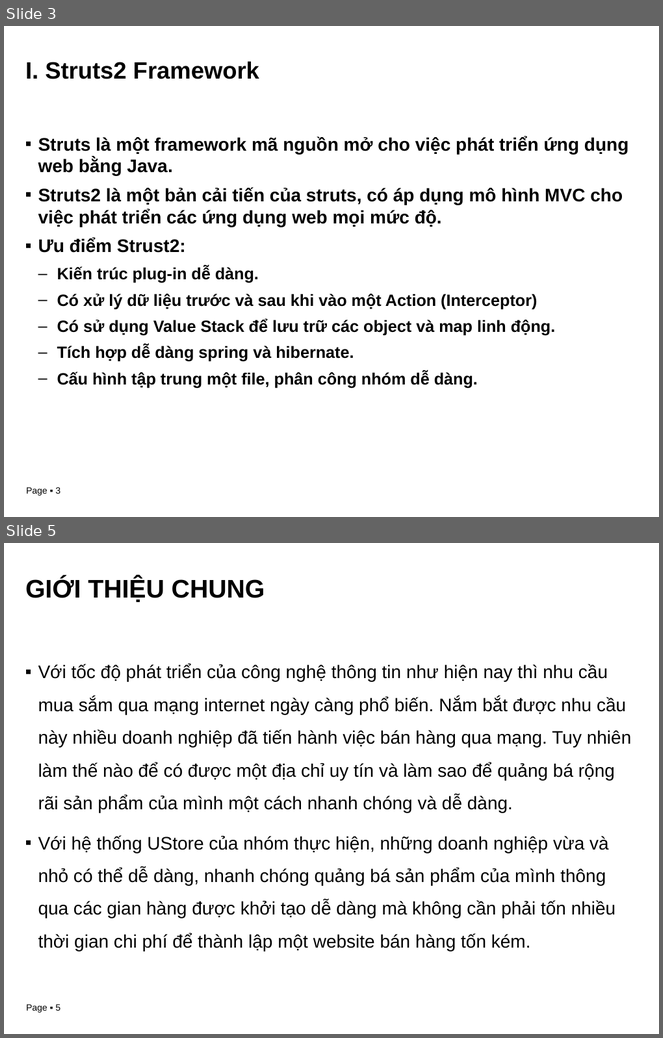
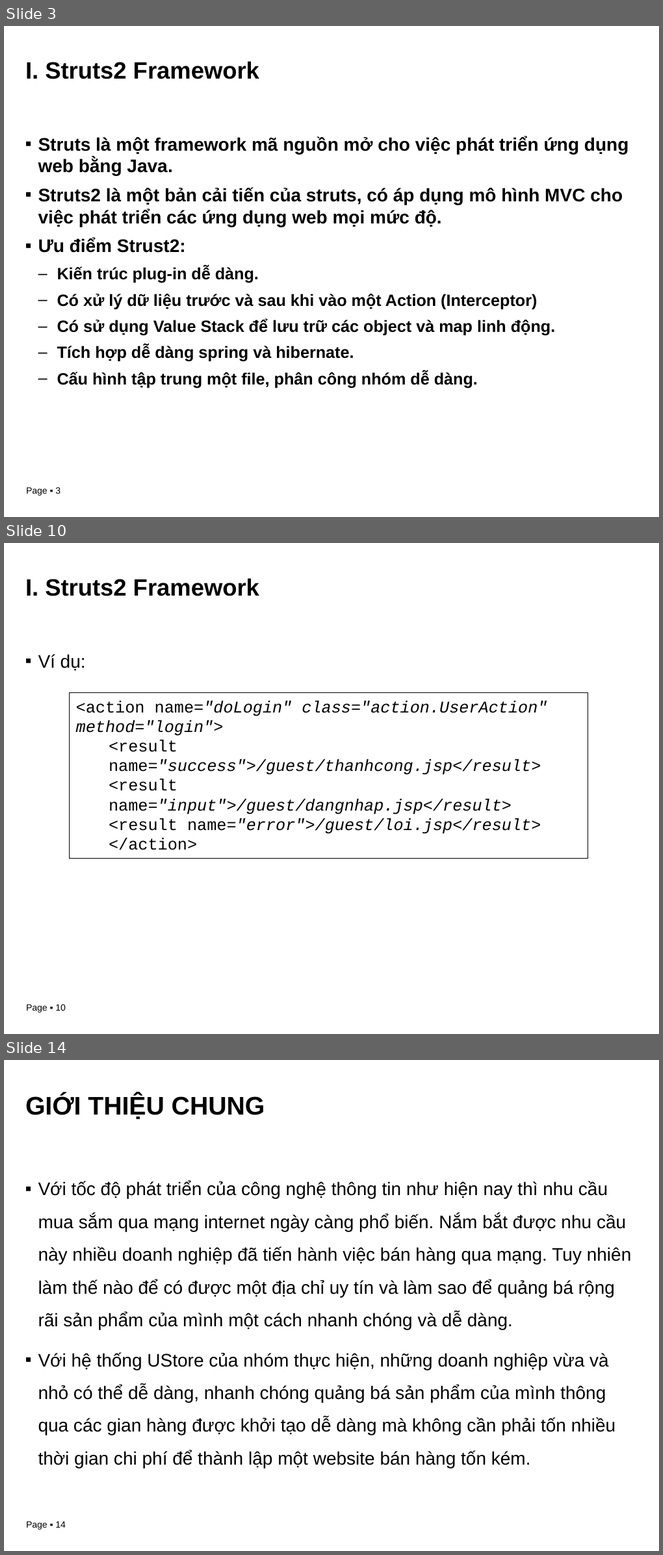
Before and after one commit to btheanh174/kl07-nha03, a slide deck: Reports/28-03-2011-Slide.pptx. Shown one above the other, each under a label of ours: slides 3 and 5 before the commit, slides 3, 10 and 14 after it; the slides between them are not shown. The pictures are 663x1038 and 663x1555 pixels, drawn with LibreOffice and Linux fonts; fonts in the diff are those of the drawing; background and template pictures are left out. Boxes give left, top, right and bottom in pixels: in the first picture for what was removed or moved away, otherwise in the second. Text is boxed around its words. In the diff, an @@ line names an element or a change of style, - is before the commit and + after.

```diff
--- a/Reports/28-03-2011-Slide.pptx
+++ b/Reports/28-03-2011-Slide.pptx
@@ slide 10 added at [4, 543, 659, 1034], background picture (left out); not listed: 1 template element that a slide beside it also shows @@
@@ title added at [25, 578, 259, 596], 26 pt, text #000000, bold @@
+I. Struts2 Framework
@@ text added at [38, 654, 86, 671], 20 pt, text #000000 @@
+▪ Ví dụ:
@@ rectangle added at [70, 693, 588, 858], outline #000000 0.75 pt, 18 pt, text #000000, italic @@
+<action name="doLogin" class="action.UserAction" method="login">
+  <result name="success">/guest/thanhcong.jsp</result>
+  <result name="input">/guest/dangnhap.jsp</result>
+  <result name="error">/guest/loi.jsp</result>
+</action>
@@ what was slide 5 is now slide 14 @@
@@ page number at [26, 1522, 66, 1530]: text changed @@
-Page ▪ 5
+Page ▪ 14
```
Also in this commit, not shown: 3 slides changed, 8 other slides added.
